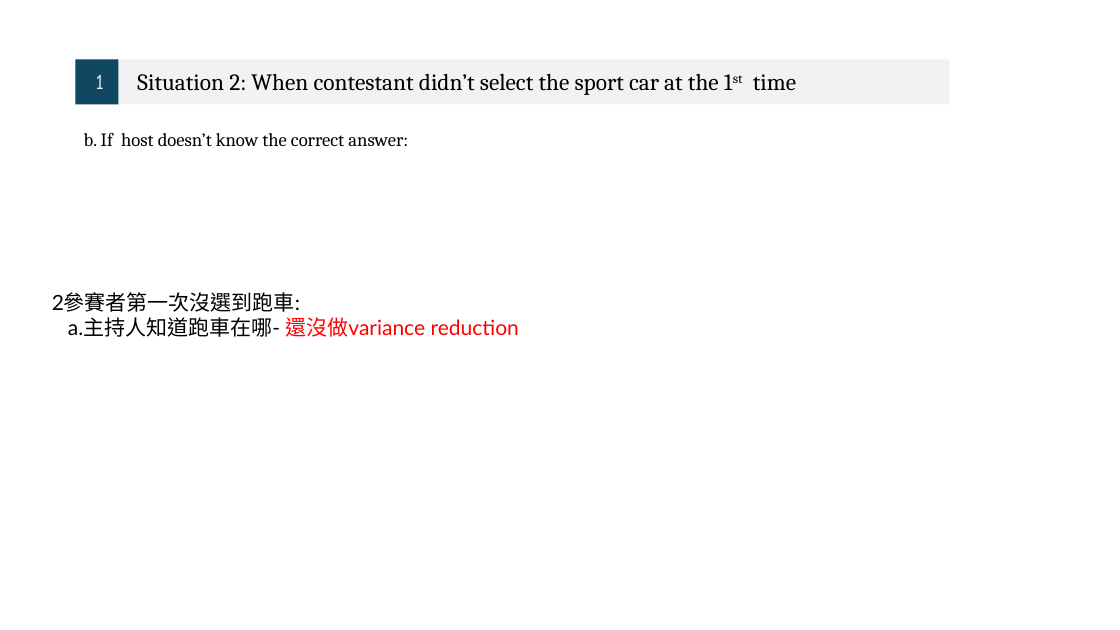
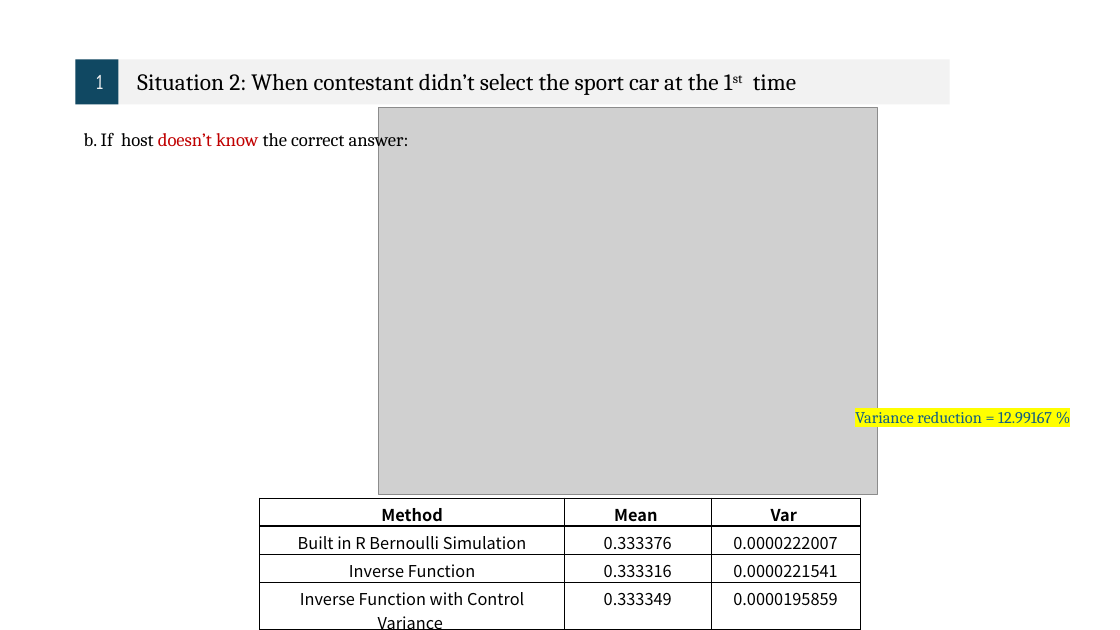
Before and after one commit to Sheena0210/monty-hall-simulation, a slide deck: slide 11 of 統計計算.pptx. Drawn at 1120x630 pixels with LibreOffice and Linux fonts; fonts in the diff are those of the drawing; grey boxes stand for pictures. Boxes give left, top, right and bottom in pixels: in the first picture for what was removed or moved away, otherwise in the second. Text is boxed around its words. In the diff, an @@ line names an element or a change of style, - is before the commit and + after.

```diff
--- a/統計計算.pptx
+++ b/統計計算.pptx
@@ picture added at (x1=379, y1=108, x2=877, y2=495) @@
@@ text "b. If host doesn’t know ..." at (x1=84, y1=129, x2=409, y2=151): text colour #000000 to #C00000 in "doesn’t know" @@
@@ text removed at (x1=52, y1=292, x2=519, y2=337) @@
-2參賽者第一次沒選到跑車:
-a.主持人知道跑車在哪- 還沒做variance reduction
@@ text added at (x1=855, y1=411, x2=1052, y2=423), 14 pt, text #156082 @@
+Variance reduction = 12.99167 %
@@ table added at (x1=260, y1=498, x2=860, y2=630), 4 rows, 3 columns @@
+Method | Mean | Var
+Built in R Bernoulli Simulation | 0.333376 | 0.0000222007
+Inverse Function | 0.333316 | 0.0000221541
+Inverse Function with Control Variance | 0.333349 | 0.0000195859
```
Also in this commit, not shown: 5 other slides changed, 3 slides added, 6 slides removed.
